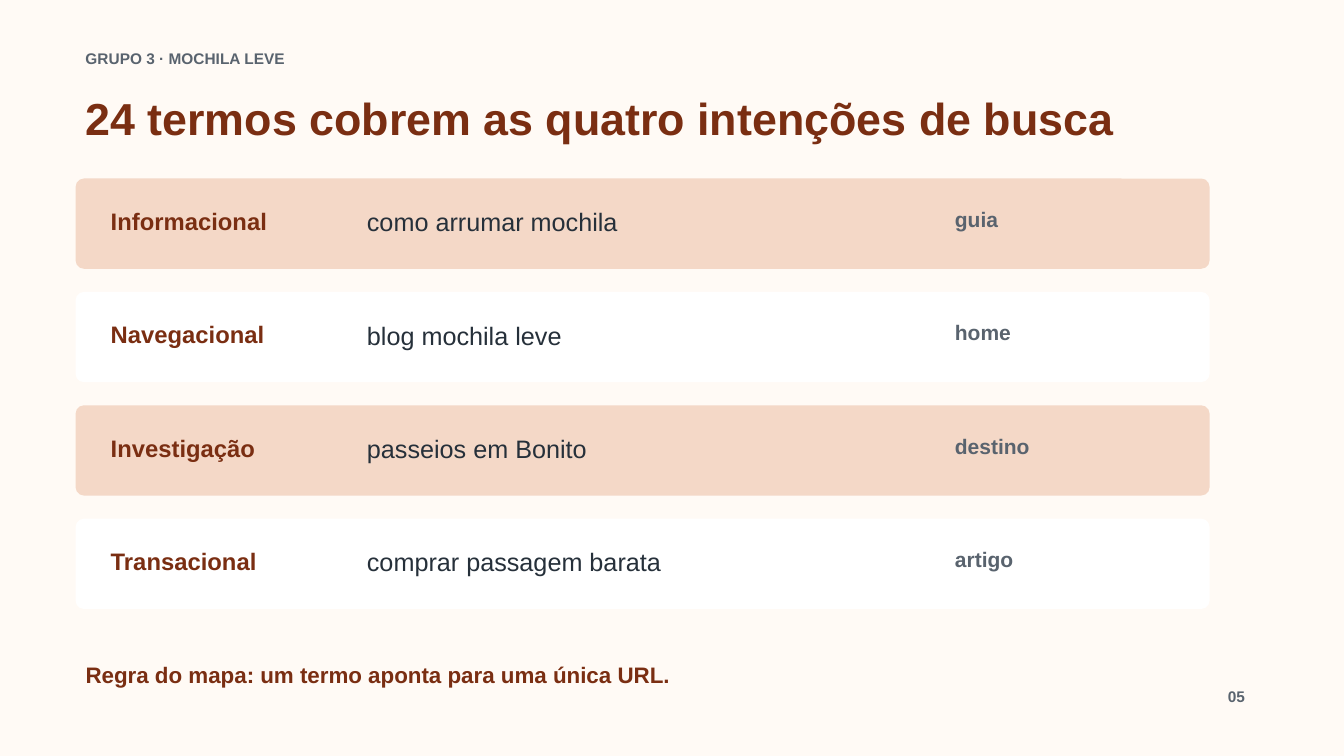
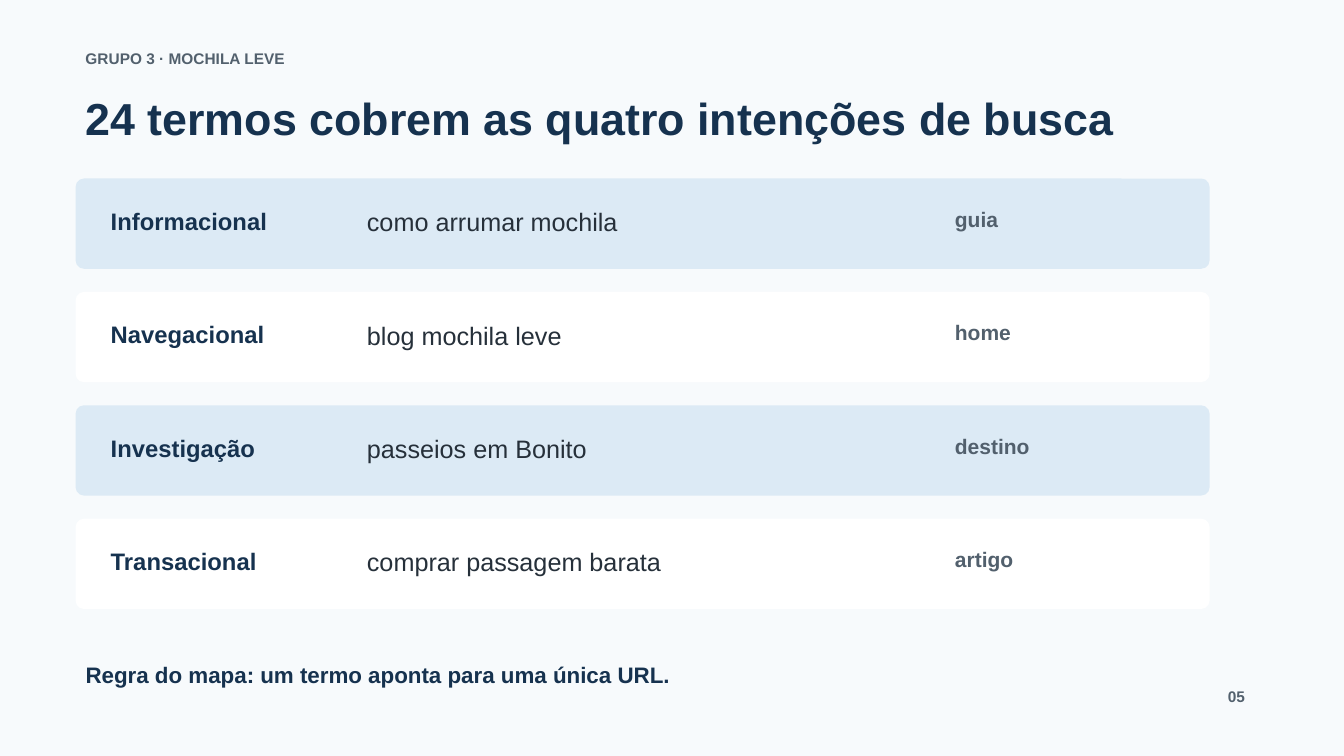
Before and after one commit to MRIshizawa/grupo3-blog-mochila-leve-seo, a slide deck: slide 5 of apresentacao-seo-grupo3.pptx. Drawn at 1344x756 pixels with LibreOffice and Linux fonts; fonts in the diff are those of the drawing. Boxes give left, top, right and bottom in pixels: in the first picture for what was removed or moved away, otherwise in the second. Text is boxed around its words. In the diff, an @@ line names an element or a change of style, - is before the commit and + after.

```diff
--- a/apresentacao-seo-grupo3.pptx
+++ b/apresentacao-seo-grupo3.pptx
@@ background #FFFAF5 to #F7FAFC @@
@@ rounded rectangle at box(76, 178, 1210, 269): fill #F4D8C7 to #DCEAF5 @@
@@ text "guia" at box(955, 212, 998, 232): text colour #59636E to #52606D @@
@@ rounded rectangle at box(76, 405, 1210, 496): fill #F4D8C7 to #DCEAF5 @@
@@ text "destino" at box(955, 439, 1030, 454): text colour #59636E to #52606D @@
@@ text colour #7A2E12 to #16324F in 6 elements at box(85, 102, 1113, 144), box(111, 212, 267, 230), box(111, 325, 265, 348), box(111, 439, 255, 462), box(111, 552, 257, 571), box(86, 666, 670, 688) @@
```
Also in this commit, not shown: 9 other slides changed, 2 other files.
